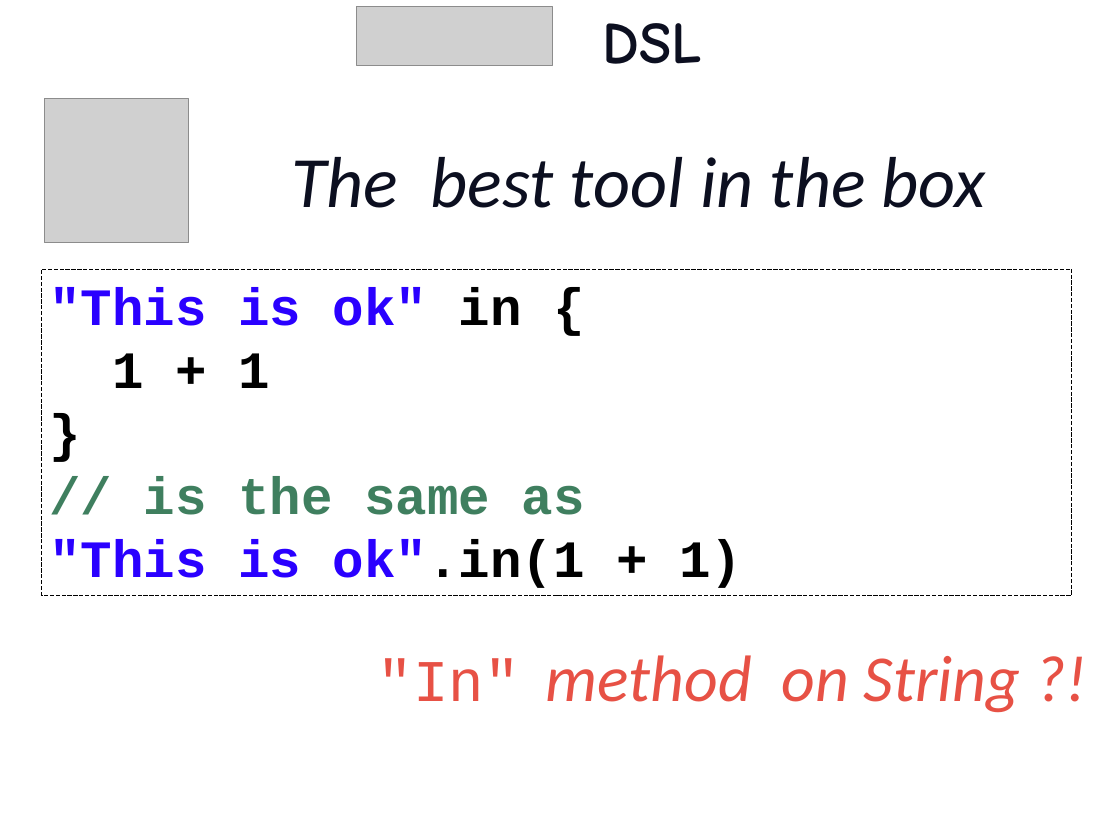
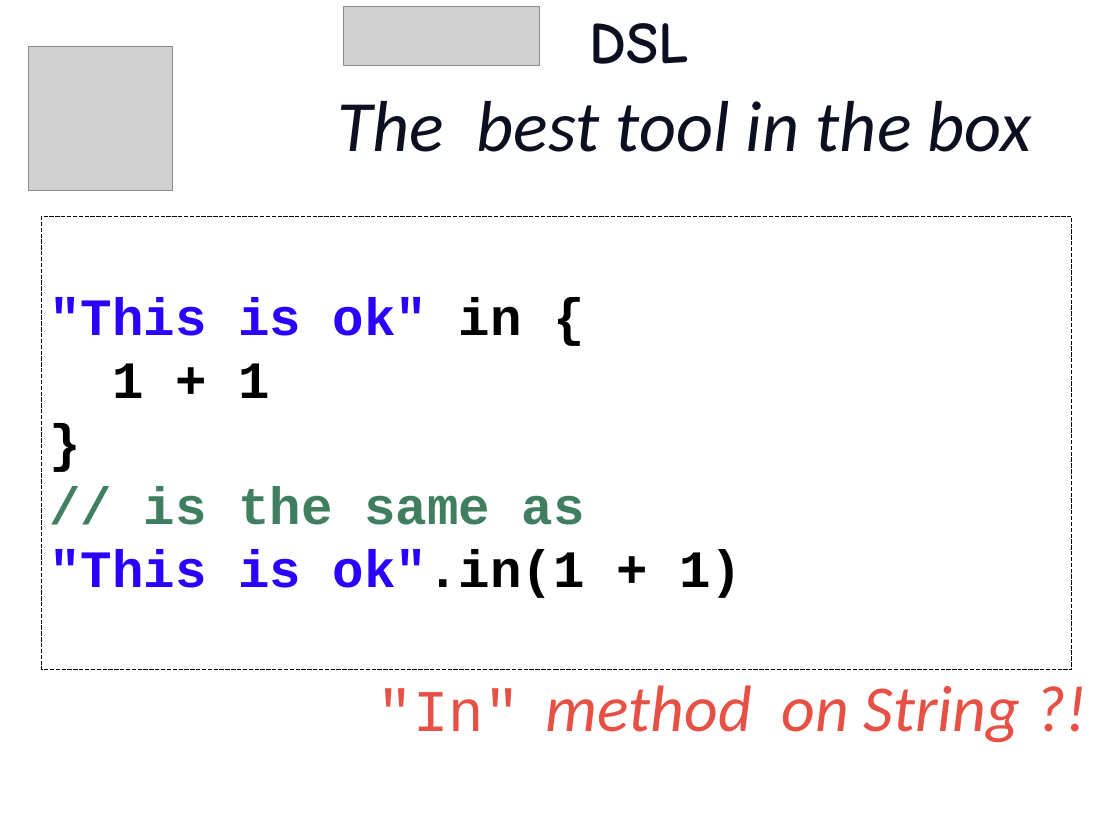
Before and after one commit to etorreborre/oscon-2010, a slide deck: slide 27 of src/main/resources/oscon_2010_specs.pptx (slide 26 before the commit). Drawn at 1120x840 pixels with LibreOffice and Linux fonts; fonts in the diff are those of the drawing; grey boxes stand for pictures; background and template pictures are left out. Boxes give left, top, right and bottom in pixels: in the first picture for what was removed or moved away, otherwise in the second. Text is boxed around its words. In the diff, an @@ line names an element or a change of style, - is before the commit and + after.

```diff
--- a/src/main/resources/oscon_2010_specs.pptx
+++ b/src/main/resources/oscon_2010_specs.pptx
@@ title "DSL": place and size @@
-title "DSL" at bbox=[603, 23, 702, 64]
+title "DSL" at bbox=[590, 23, 689, 64]
@@ picture: place and size @@
-picture at bbox=[357, 6, 553, 65]
+picture at bbox=[343, 6, 540, 65]
@@ picture: place and size @@
-picture at bbox=[44, 98, 188, 243]
+picture at bbox=[28, 46, 172, 190]
@@ text "The best tool in the ...": place and size @@
-text "The best tool in the ..." at bbox=[291, 157, 986, 208]
+text "The best tool in the ..." at bbox=[337, 101, 1032, 152]
@@ rectangle ""This is ok" in {": place and size @@
-rectangle ""This is ok" in {" at bbox=[42, 269, 1072, 595]
+rectangle ""This is ok" in {" at bbox=[42, 217, 1072, 670]
@@ text ""In" method on String ?!": place and size @@
-text ""In" method on String ?!" at bbox=[378, 655, 1021, 713]
+text ""In" method on String ?!" at bbox=[378, 685, 1021, 743]
```
Also in this commit, not shown: 32 other slides changed, 5 slides added.
